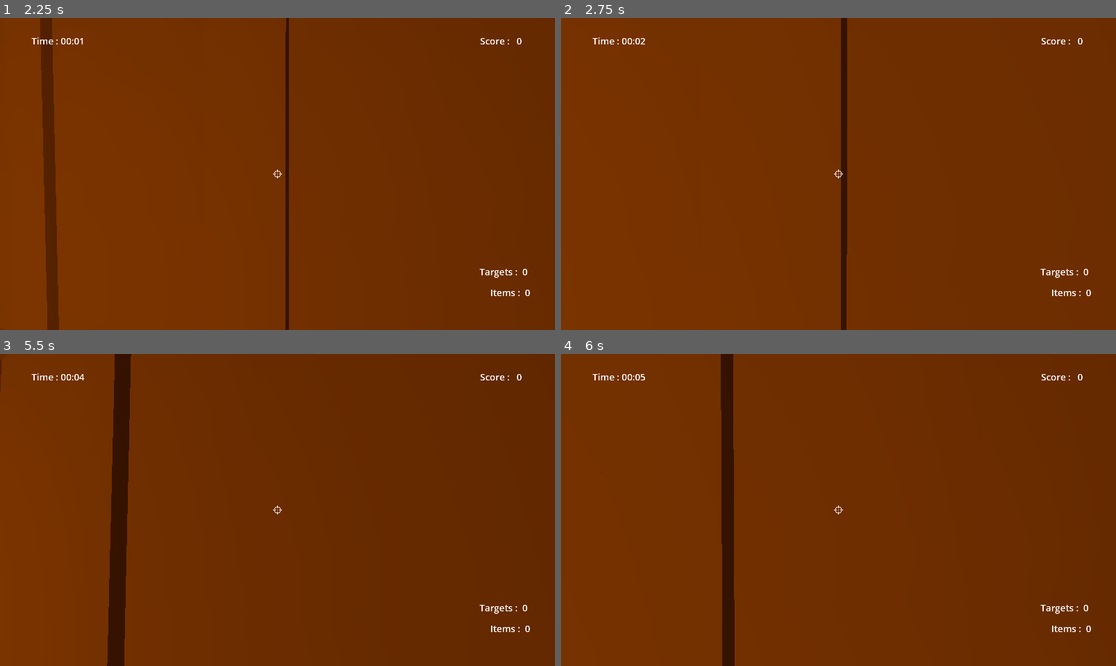
Above: before the commit, frames 1-4 (two rows, left to right).
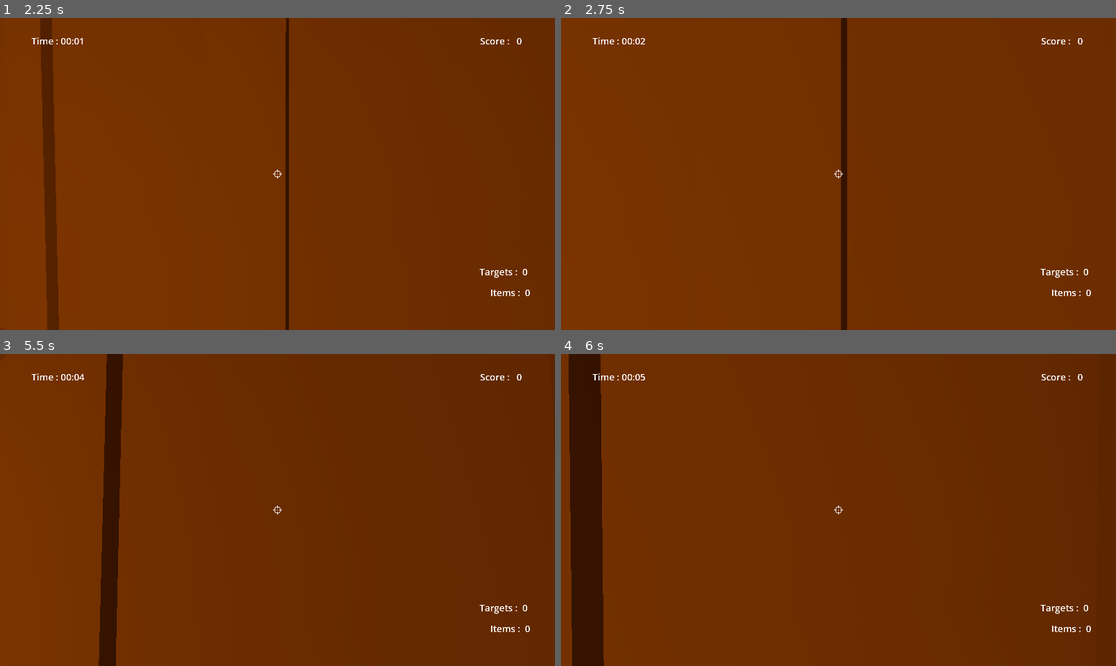
Above: after the commit, the same moments.

Repository: Vojguard/Diegetic-Yellow
Game: Godot game, scene res://UI/main_menu.tscn
The game is run twice, just before and just after one commit, with the same random seed, the same clock (stepped at 60 frames per second) and the same inputs.
Inputs (mouse positions are in pixels of both pictures, inside the frame that each line leads up to):
- Up to frame 1 (2.25 s): click "PLAY" at 0.5 s; tap Enter at 1.25 s; move the mouse to (305, 174) at 1.27 s; hold W (forward) from 1.28 s (still down); right-click (305, 174) at 1.35 s; tap Space (jump) at 1.52 s; move the mouse to (249, 174) at 2.02 s; tap E (interact) at 2.1 s
- Up to frame 2 (2.75 s): keep holding W (forward); tap Space (jump) at 2.27 s
- Up to frame 3 (5.5 s): keep holding W (forward); tap Space (jump) at 2.75, 3.77, 4.52, 5, 5.27 s; move the mouse to (288, 503) at 2.77 s; click (288, 503) at 2.85 s; tap Enter at 3.5 s; move the mouse to (271, 516) at 3.52 s; right-click (271, 516) at 3.6 s; move the mouse to (316, 513) at 4.27 s; hold E (interact) 4.28-5.03 s; move the mouse to (233, 506) at 5.02 s; click (233, 506) at 5.1 s
- Up to frame 4 (6 s): keep holding W (forward); move the mouse to (844, 510) at 5.77 s; right-click (844, 510) at 5.85 s

Frame 1 is identical in both runs. In frame 2, less than 0.1% of the frame differs, in the area x 51-52%, y 75-100%; in frame 3, 3.0%; in frame 4, 7.9%, in the area x 1-32%, y 0-100%.

Commit message:
chest, vase and exit

Diff:
--- a/Levels/One/level_one.tscn
+++ b/Levels/One/level_one.tscn
@@ -19,6 +19,7 @@
 [ext_resource type="PackedScene" uid="uid://bam20rkby3dsf" path="res://Objects/Environment/pool.tscn" id="14_uvd0c"]
 [ext_resource type="PackedScene" uid="uid://ba56xsm4mh8m3" path="res://Objects/Environment/monument.tscn" id="15_8sb1u"]
 [ext_resource type="PackedScene" uid="uid://dkars58k0aw83" path="res://Objects/Environment/snakeofage.tscn" id="16_kn0sj"]
+[ext_resource type="PackedScene" uid="uid://hoolorrkwyom" path="res://Objects/Environment/exit_sign.tscn" id="19_fu8tu"]
 
 [sub_resource type="PlaneMesh" id="PlaneMesh_v3v8q"]
 material = ExtResource("2_hfaxq")
@@ -26,6 +27,9 @@
 
 [sub_resource type="BoxShape3D" id="BoxShape3D_48c07"]
 size = Vector3(66, 0.1, 54)
+
+[sub_resource type="BoxShape3D" id="BoxShape3D_kn0sj"]
+size = Vector3(2, 2.5, 2)
 
 [node name="LevelOne" type="Node3D" unique_id=354133344]
 
@@ -212,9 +216,6 @@
 [node name="Wall260" parent="Environment" unique_id=833979502 instance=ExtResource("2_rktd0")]
 transform = Transform3D(-4.3711395e-08, 0, -1, 0, 1, 0, 1, 0, -4.3711395e-08, 13, 0, -17)
 
-[node name="Wall262" parent="Environment" unique_id=248621011 instance=ExtResource("2_rktd0")]
-transform = Transform3D(-4.3711395e-08, 0, -1, 0, 1, 0, 1, 0, -4.3711395e-08, 1, 0, -13)
-
 [node name="Wall242" parent="Environment" unique_id=234939975 instance=ExtResource("2_rktd0")]
 transform = Transform3D(-4.371138e-08, 0, 1, 0, 1, 0, -1, 0, -4.371138e-08, 1, 0, -31)
 
@@ -428,6 +429,9 @@
 [node name="Wall277" parent="Environment" unique_id=656982603 instance=ExtResource("2_rktd0")]
 transform = Transform3D(-1, 0, -2.6226832e-07, 0, 1, 0, 2.6226832e-07, 0, -1, 4, 0, -16)
 
+[node name="Wall278" parent="Environment" unique_id=1085834338 instance=ExtResource("2_rktd0")]
+transform = Transform3D(-1, 0, -2.6226832e-07, 0, 1, 0, 2.6226832e-07, 0, -1, 2, 0, -12)
+
 [node name="Wall28" parent="Environment" unique_id=433971070 instance=ExtResource("2_rktd0")]
 transform = Transform3D(1, 0, 3.496911e-07, 0, 1, 0, -3.496911e-07, 0, 1, 14, 0, -10)
 
@@ -494,6 +498,9 @@
 [node name="Door2" parent="Environment" unique_id=1110719296 instance=ExtResource("4_drw48")]
 transform = Transform3D(-4.371139e-08, 0, 1, 0, 1, 0, -1, 0, -4.371139e-08, 5, 0, -7)
 
+[node name="Door20" parent="Environment" unique_id=1038830744 instance=ExtResource("4_drw48")]
+transform = Transform3D(1.3113416e-07, 0, -1, 0, 1, 0, 1, 0, 1.3113416e-07, 1, 0, -13)
+
 [node name="Door3" parent="Environment" unique_id=88146061 instance=ExtResource("4_drw48")]
 transform = Transform3D(-4.371139e-08, 0, -1, 0, 1, 0, 1, 0, -4.371139e-08, 17, 0, -1)
 
@@ -670,6 +677,9 @@
 
 [node name="CornerIn48" parent="Environment" unique_id=509519075 instance=ExtResource("4_x8kjb")]
 transform = Transform3D(1, 0, -8.940697e-08, 0, 1, 0, 8.940697e-08, 0, 1, 12, 0, -23)
+
+[node name="CornerIn55" parent="Environment" unique_id=346393868 instance=ExtResource("4_x8kjb")]
+transform = Transform3D(1, 0, -8.940697e-08, 0, 1, 0, 8.940697e-08, 0, 1, 2, 0, -13)
 
 [node name="CornerIn49" parent="Environment" unique_id=1039684541 instance=ExtResource("4_x8kjb")]
 transform = Transform3D(1, 0, -8.940697e-08, 0, 1, 0, 8.940697e-08, 0, 1, 6, 0, -29)
@@ -1419,5 +1429,18 @@
 [node name="Collectible4" parent="Collectible" unique_id=1869501707 instance=ExtResource("8_48c07")]
 transform = Transform3D(1, 0, 0, 0, 1, 0, 0, 0, 1, 28, 0.1, -3)
 
+[node name="Exit" type="Node3D" parent="." unique_id=1125571559]
+transform = Transform3D(1, 0, 0, 0, 1, 0, 0, 0, 1, 2, 1.25, -13)
+
+[node name="Area3D" type="Area3D" parent="Exit" unique_id=2126454483]
+
+[node name="CollisionShape3D" type="CollisionShape3D" parent="Exit/Area3D" unique_id=1843832109]
+shape = SubResource("BoxShape3D_kn0sj")
+
+[node name="ExitSign" parent="Exit" unique_id=201645403 instance=ExtResource("19_fu8tu")]
+transform = Transform3D(-4.371139e-08, 0, -1, 0, 1, 0, 1, 0, -4.371139e-08, 0.875, 0.75, 0)
+
 [node name="Player" parent="." unique_id=2068185920 instance=ExtResource("2_fxbc5")]
 transform = Transform3D(-1, 0, -8.742278e-08, 0, 1, 0, 8.742278e-08, 0, -1, 0, 1, 0)
+
+[connection signal="body_entered" from="Exit/Area3D" to="GameManager" method="_on_exit_body_entered"]
--- /dev/null
+++ b/Objects/Environment/chest.tscn
@@ -0,0 +1,15 @@
+[gd_scene format=3 uid="uid://dsln4jxb2do5h"]
+
+[ext_resource type="PackedScene" uid="uid://cdul283mop27" path="res://Models/v2/chest_v2.glb" id="1_1uufu"]
+
+[sub_resource type="BoxShape3D" id="BoxShape3D_r3qso"]
+size = Vector3(0.25, 0.4, 0.5)
+
+[node name="chest" type="StaticBody3D" unique_id=1508351457]
+collision_layer = 2
+
+[node name="CollisionShape3D" type="CollisionShape3D" parent="." unique_id=55589258]
+transform = Transform3D(1, 0, 0, 0, 1, 0, 0, 0, 1, 0, 0.2, 0)
+shape = SubResource("BoxShape3D_r3qso")
+
+[node name="chest_v2" parent="." unique_id=630650973 instance=ExtResource("1_1uufu")]
--- a/Objects/Environment/snakeofage.tscn
+++ b/Objects/Environment/snakeofage.tscn
@@ -6,6 +6,7 @@
 size = Vector3(1.3, 3.8, 1.7)
 
 [node name="Snakeofage" type="StaticBody3D" unique_id=1803683544]
+collision_layer = 2
 
 [node name="CollisionShape3D" type="CollisionShape3D" parent="." unique_id=848295288]
 transform = Transform3D(1, 0, 0, 0, 1, 0, 0, 0, 1, 0, 1.5, -0.3)
--- /dev/null
+++ b/Objects/Environment/vase.tscn
@@ -0,0 +1,15 @@
+[gd_scene format=3 uid="uid://c1i5dyjheyrg4"]
+
+[ext_resource type="PackedScene" uid="uid://bxcyu28priqpo" path="res://Models/v2/vase_v2.glb" id="1_8vinh"]
+
+[sub_resource type="BoxShape3D" id="BoxShape3D_r3qso"]
+size = Vector3(0.2, 0.35, 0.2)
+
+[node name="vase" type="StaticBody3D" unique_id=1508351457]
+collision_layer = 2
+
+[node name="CollisionShape3D" type="CollisionShape3D" parent="." unique_id=55589258]
+transform = Transform3D(1, 0, 0, 0, 1, 0, 0, 0, 1, 0, 0.17492364, 0)
+shape = SubResource("BoxShape3D_r3qso")
+
+[node name="vase_v2" parent="." unique_id=401003153 instance=ExtResource("1_8vinh")]
Binary file added: Models/v2/chest_v2.glb
Not shown, added: Models/v2/chest_v2.glb.import
Binary file added: Models/v2/vase_v2.glb
Not shown, added: Models/v2/vase_v2.glb.import
Not shown, changed: Blender/assets_v2.blend
